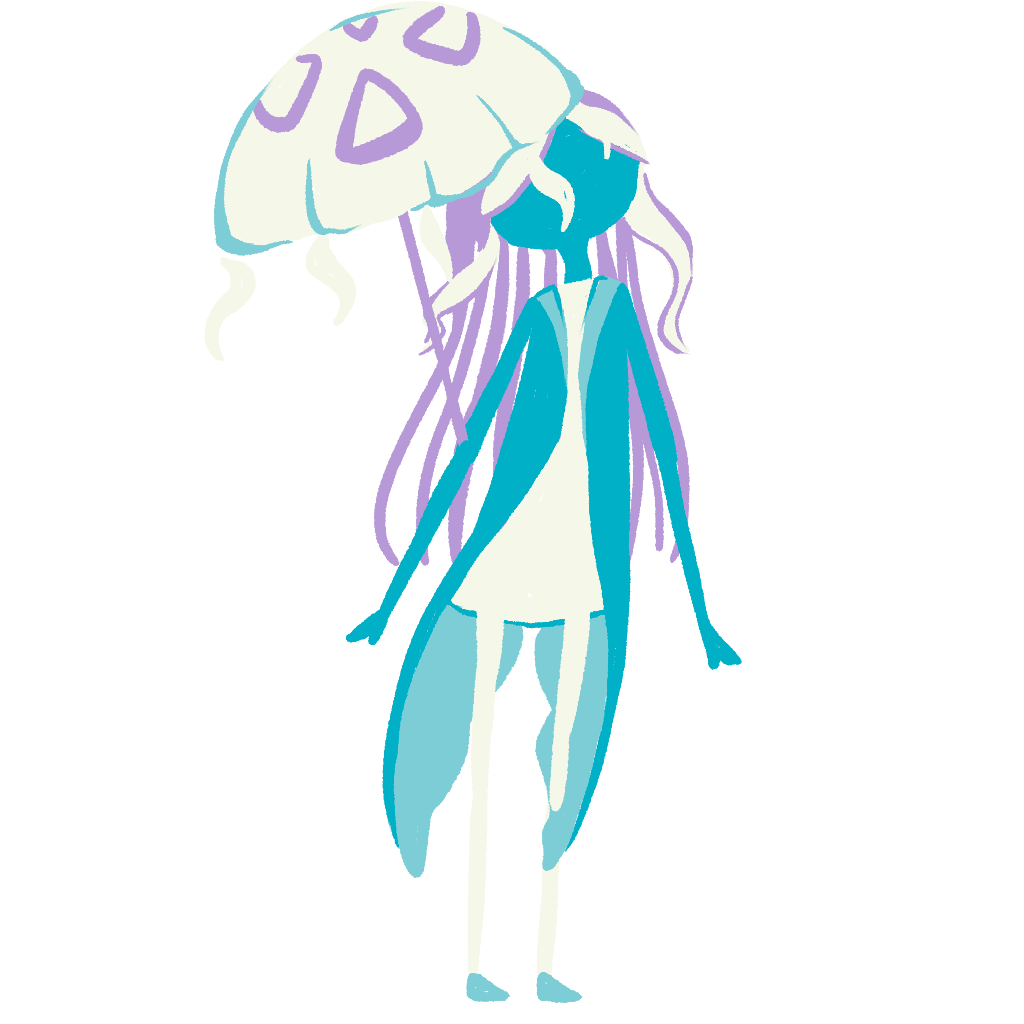
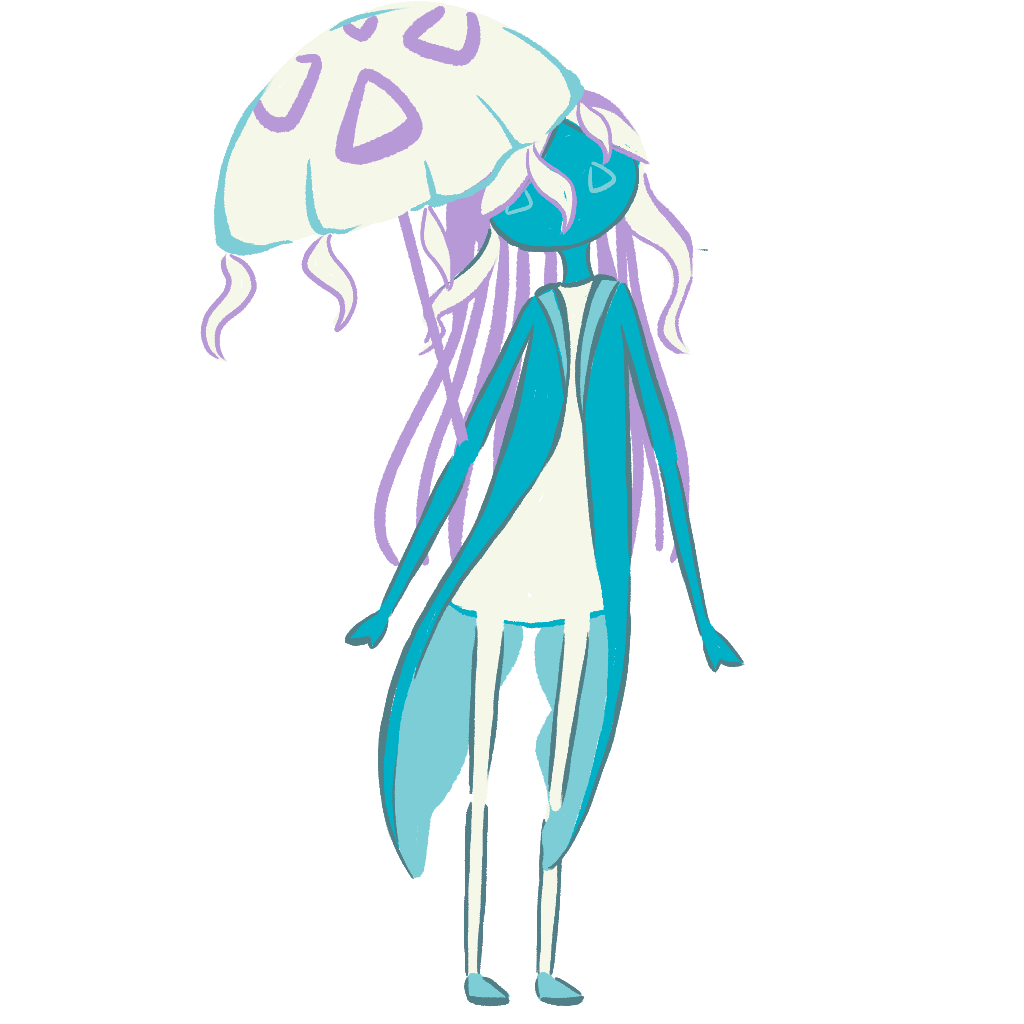
Layered file, before and after one edit (1024 x 1024). Changes by layer:
painted on "Lefthand" over box(345, 610, 389, 649)
painted on "RightHand" over box(702, 630, 746, 673)
painted on "LeftArm" over box(381, 454, 470, 617)
painted on "RightArm" over box(659, 460, 709, 636)
painted on "Umbrella" over box(200, 99, 613, 363)
painted on "RightArmTop" over box(620, 283, 674, 448)
painted on "LeftArmTop" over box(464, 294, 535, 451)
painted on "RightLegTop" over box(548, 632, 589, 809)
painted on "LeftLegTop" over box(468, 624, 504, 794)
painted on "RightFoot" over box(535, 971, 584, 1006)
painted on "LeftFoot" over box(464, 974, 510, 1007)
painted on "Body" over box(378, 274, 633, 879)
painted on "Head" over box(420, 115, 708, 304)
painted on "RightLeg" over box(535, 819, 563, 975)
painted on "LeftLeg" over box(464, 780, 488, 977)
